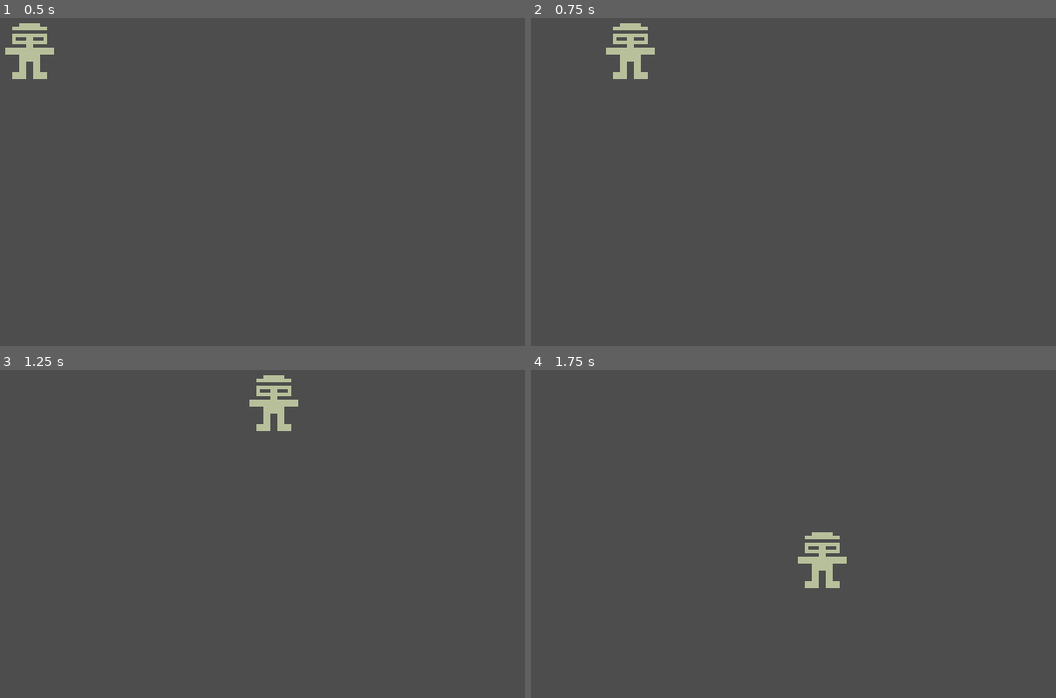
Above: before the commit, frames 1-4 (two rows, left to right).
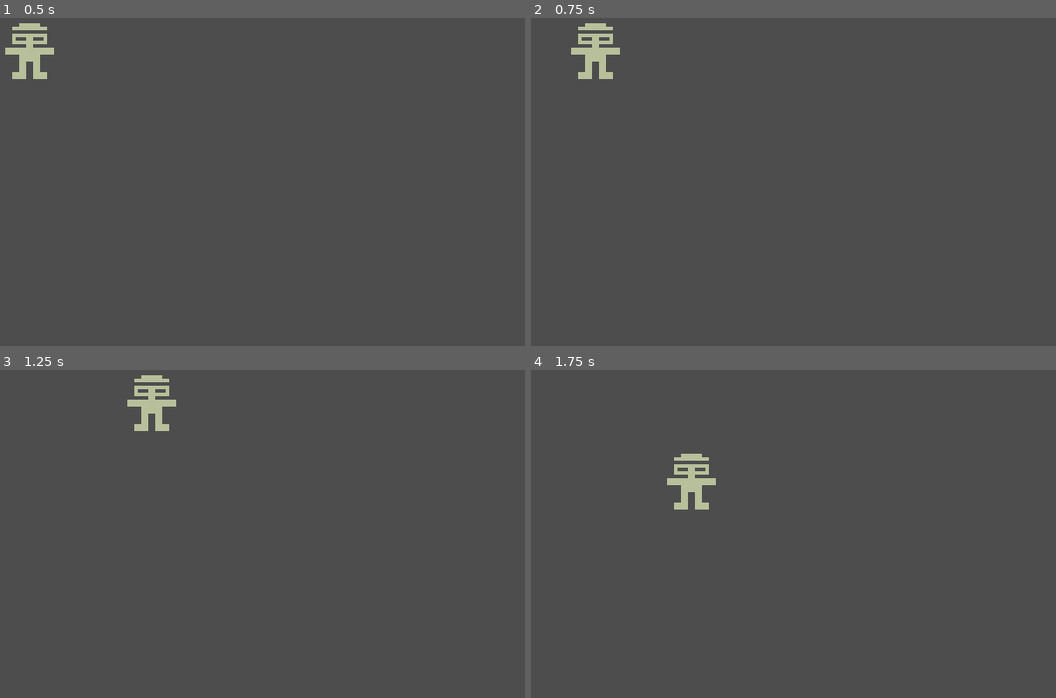
Above: after the commit, the same moments.

Repository: GrumpyThePallasCat/HAMISH
Game: Godot game, scene res://Levels/node_2d.tscn
The game is run twice, just before and just after one commit, with the same random seed, the same clock (stepped at 60 frames per second) and the same inputs.
Inputs:
- Up to frame 1 (0.5 s): no input
- Up to frame 2 (0.75 s): tap Enter at 0.5 s; hold D (right) from 0.53 s (still down)
- Up to frame 3 (1.25 s): keep holding D (right)
- Up to frame 4 (1.75 s): release D (right) at 1.28 s; hold S (down) from 1.28 s (still down)

Frame 1 is identical in both runs. In frame 2, 1.4% of the frame differs, in the area x 7-24%, y 1-19%; in frame 3, 1.6%, in the area x 24-57%, y 1-19%; in frame 4, 1.6%.

Commit message:
Renamed player and added more animation

Diff:
--- a/Characters/player_shamus.gd
+++ b/Characters/player_hamish.gd
@@ -1,7 +1,9 @@
 extends CharacterBody2D
 
 #@export makes the variable available in the inspector.
-@export var move_speed : float = 100
+@export var move_speed : float = 50
+@export var normalize : bool = false
+
 
 func _physics_process(delta):
 	var input_direction = Vector2(
@@ -11,6 +13,9 @@
 	)
 	print(input_direction)
 
-	velocity = input_direction * move_speed
+	if normalize:
+		velocity = input_direction.normalized() * move_speed
+	if !normalize:
+		velocity = input_direction * move_speed
 
 	move_and_slide()
--- /dev/null
+++ b/Characters/player_hamish.tscn
@@ -0,0 +1,118 @@
+[gd_scene load_steps=10 format=3 uid="uid://b08l5y4edam5e"]
+
+[ext_resource type="Script" path="res://Characters/player_hamish.gd" id="1_i2v2l"]
+[ext_resource type="Texture2D" uid="uid://c6up0jwhw3tae" path="res://Ar t/Pixilart Sprite Sheet (3).png" id="1_weda0"]
+
+[sub_resource type="RectangleShape2D" id="RectangleShape2D_nvsqv"]
+size = Vector2(14, 16)
+
+[sub_resource type="Animation" id="Animation_6jil4"]
+length = 0.001
+tracks/0/type = "value"
+tracks/0/imported = false
+tracks/0/enabled = true
+tracks/0/path = NodePath("Sprite2D:frame")
+tracks/0/interp = 1
+tracks/0/loop_wrap = true
+tracks/0/keys = {
+"times": PackedFloat32Array(0),
+"transitions": PackedFloat32Array(1),
+"update": 1,
+"values": [0]
+}
+
+[sub_resource type="Animation" id="Animation_xk62v"]
+resource_name = "walk_down"
+length = 0.4
+loop_mode = 1
+tracks/0/type = "value"
+tracks/0/imported = false
+tracks/0/enabled = true
+tracks/0/path = NodePath("Sprite2D:frame")
+tracks/0/interp = 1
+tracks/0/loop_wrap = true
+tracks/0/keys = {
+"times": PackedFloat32Array(0, 0.2),
+"transitions": PackedFloat32Array(1, 1),
+"update": 1,
+"values": [1, 2]
+}
+
+[sub_resource type="Animation" id="Animation_jnduo"]
+resource_name = "walk_up"
+length = 0.4
+loop_mode = 1
+tracks/0/type = "value"
+tracks/0/imported = false
+tracks/0/enabled = true
+tracks/0/path = NodePath("Sprite2D:frame")
+tracks/0/interp = 1
+tracks/0/loop_wrap = true
+tracks/0/keys = {
+"times": PackedFloat32Array(0, 0.2),
+"transitions": PackedFloat32Array(1, 1),
+"update": 1,
+"values": [3, 4]
+}
+
+[sub_resource type="Animation" id="Animation_ipp4c"]
+resource_name = "walk_left"
+length = 0.4
+loop_mode = 1
+tracks/0/type = "value"
+tracks/0/imported = false
+tracks/0/enabled = true
+tracks/0/path = NodePath("Sprite2D:frame")
+tracks/0/interp = 1
+tracks/0/loop_wrap = true
+tracks/0/keys = {
+"times": PackedFloat32Array(0, 0.2),
+"transitions": PackedFloat32Array(1, 1),
+"update": 1,
+"values": [8, 7]
+}
+
+[sub_resource type="Animation" id="Animation_l46k2"]
+resource_name = "walk_right"
+length = 0.4
+loop_mode = 1
+tracks/0/type = "value"
+tracks/0/imported = false
+tracks/0/enabled = true
+tracks/0/path = NodePath("Sprite2D:frame")
+tracks/0/interp = 1
+tracks/0/loop_wrap = true
+tracks/0/keys = {
+"times": PackedFloat32Array(0, 0.2),
+"transitions": PackedFloat32Array(1, 1),
+"update": 1,
+"values": [6, 5]
+}
+
+[sub_resource type="AnimationLibrary" id="AnimationLibrary_ct0k2"]
+_data = {
+"RESET": SubResource("Animation_6jil4"),
+"walk_down": SubResource("Animation_xk62v"),
+"walk_left": SubResource("Animation_ipp4c"),
+"walk_right": SubResource("Animation_l46k2"),
+"walk_up": SubResource("Animation_jnduo")
+}
+
+[node name="PlayerHamish" type="CharacterBody2D"]
+script = ExtResource("1_i2v2l")
+
+[node name="Sprite2D" type="Sprite2D" parent="."]
+texture = ExtResource("1_weda0")
+hframes = 9
+vframes = 9
+
+[node name="CollisionShape2D" type="CollisionShape2D" parent="."]
+shape = SubResource("RectangleShape2D_nvsqv")
+
+[node name="AnimationPlayer" type="AnimationPlayer" parent="."]
+libraries = {
+"": SubResource("AnimationLibrary_ct0k2")
+}
+
+[node name="AnimationTree" type="AnimationTree" parent="."]
+anim_player = NodePath("../AnimationPlayer")
--- a/Characters/player_shamus.tscn
+++ /dev/null
@@ -1,23 +0,0 @@
-[gd_scene load_steps=4 format=3 uid="uid://b08l5y4edam5e"]
-
-[ext_resource type="Script" path="res://Characters/player_shamus.gd" id="1_ga3mv"]
-[ext_resource type="Texture2D" uid="uid://c6up0jwhw3tae" path="res://Ar t/Pixilart Sprite Sheet (3).png" id="1_weda0"]
-
-[sub_resource type="RectangleShape2D" id="RectangleShape2D_nvsqv"]
-size = Vector2(14, 16)
-
-[node name="PlayerShamus" type="CharacterBody2D"]
-script = ExtResource("1_ga3mv")
-
-[node name="Sprite2D" type="Sprite2D" parent="."]
-texture = ExtResource("1_weda0")
-hframes = 9
-vframes = 9
-
-[node name="CollisionShape2D" type="CollisionShape2D" parent="."]
-shape = SubResource("RectangleShape2D_nvsqv")
-
-[node name="AnimationPlayer" type="AnimationPlayer" parent="."]
-
-[node name="AnimationTree" type="AnimationTree" parent="."]
-anim_player = NodePath("../AnimationPlayer")
--- a/Levels/node_2d.tscn
+++ b/Levels/node_2d.tscn
@@ -1,6 +1,6 @@
 [gd_scene load_steps=2 format=3 uid="uid://dtceswgrdi8r4"]
 
-[ext_resource type="PackedScene" uid="uid://b08l5y4edam5e" path="res://Characters/player_shamus.tscn" id="1_4y4n7"]
+[ext_resource type="PackedScene" uid="uid://b08l5y4edam5e" path="res://Characters/player_hamish.tscn" id="1_4y4n7"]
 
 [node name="GameLevel" type="Node2D"]
 
